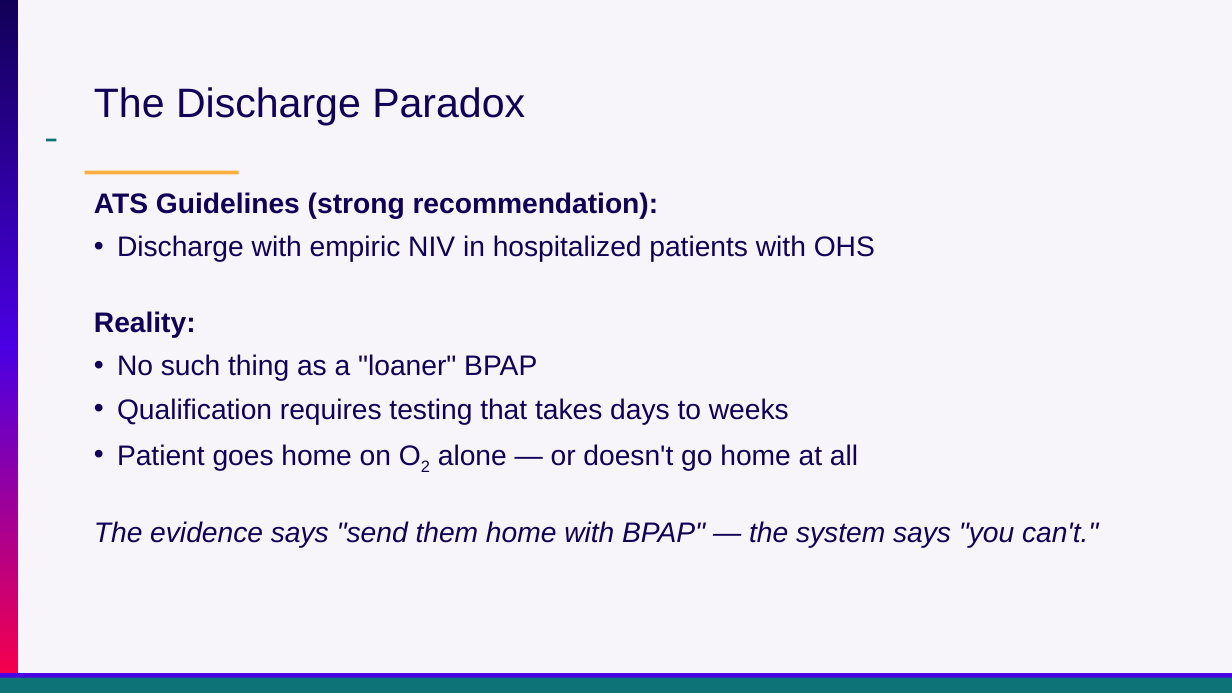
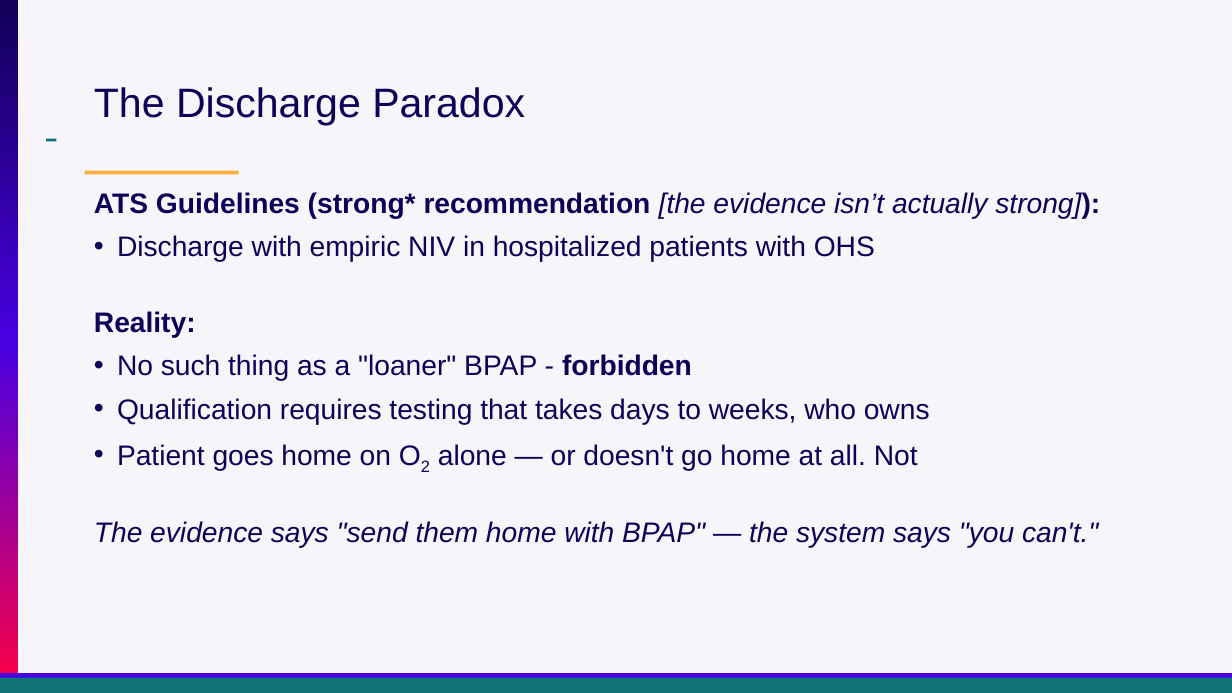
Before and after one commit to reblocke/clinical_talks, a slide deck: slide 25 of archive/Presentations/Locke Utah ACP OHS 2026.pptx (slide 35 before the commit). Drawn at 1232x693 pixels with LibreOffice and Linux fonts; fonts in the diff are those of the drawing. Boxes give left, top, right and bottom in pixels: in the first picture for what was removed or moved away, otherwise in the second. Text is boxed around its words. In the diff, an @@ line names an element or a change of style, - is before the commit and + after.

```diff
--- a/archive/Presentations/Locke Utah ACP OHS 2026.pptx
+++ b/archive/Presentations/Locke Utah ACP OHS 2026.pptx
@@ text at (94, 192, 1100, 219): text changed @@
-ATS Guidelines (strong recommendation):
+ATS Guidelines (strong* recommendation [the evidence isn’t actually strong]):
@@ text at (117, 354, 930, 471): text changed @@
-• No such thing as a "loaner" BPAP
-• Qualification requires testing that takes days to weeks
-• Patient goes home on O2 alone — or doesn't go home at all
+• No such thing as a "loaner" BPAP - forbidden
+• Qualification requires testing that takes days to weeks, who owns
+• Patient goes home on O2 alone — or doesn't go home at all. Not
```
Also in this commit, not shown: 25 other slides changed, 8 slides added, 7 slides removed, 1 other file.
